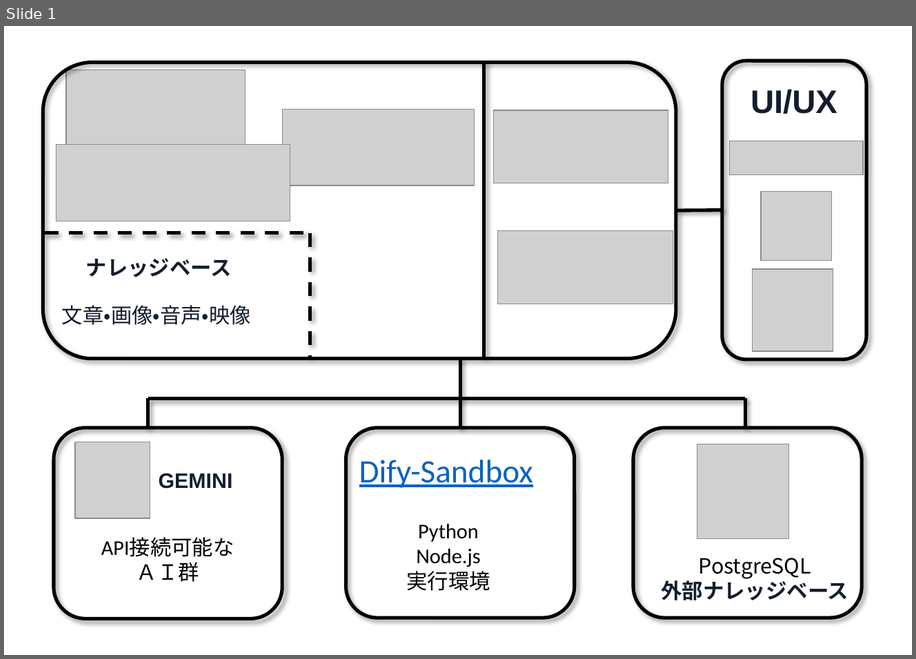
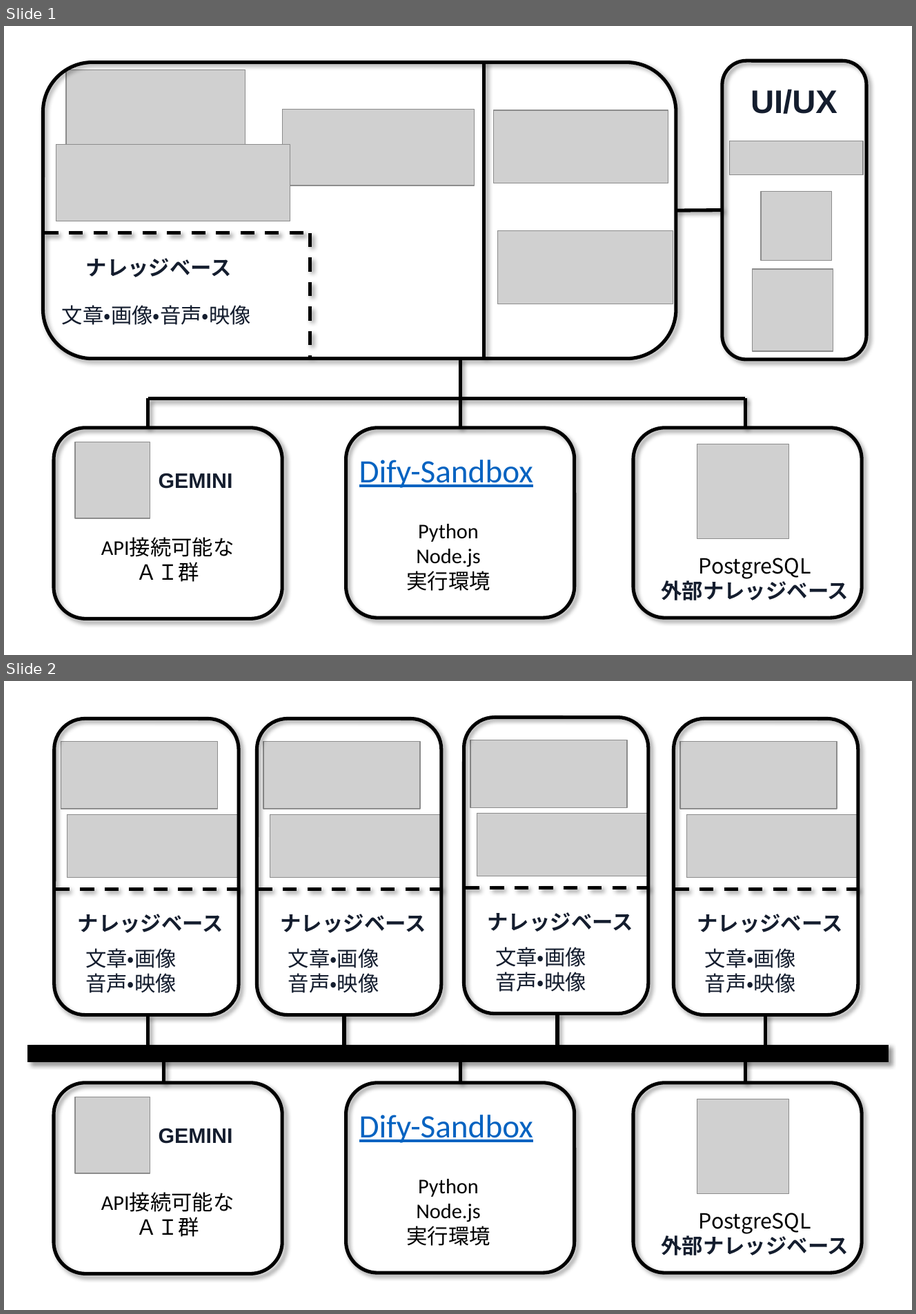
Before and after one commit to yamamoto-ryuzo/portal, a slide deck: Dify/Dify.pptx. Shown one above the other, each under a label of ours: slide 1 before the commit, slides 1 and 2 after it. The pictures are 916x659 and 916x1314 pixels, drawn with LibreOffice and Linux fonts; fonts in the diff are those of the drawing; grey boxes stand for pictures. Boxes give left, top, right and bottom in pixels: in the first picture for what was removed or moved away, otherwise in the second. Text is boxed around its words. In the diff, an @@ line names an element or a change of style, - is before the commit and + after.

```diff
--- a/Dify/Dify.pptx
+++ b/Dify/Dify.pptx
@@ slide 2 added at box(4, 681, 912, 1310), background #FFFFFF @@
@@ group added at box(54, 719, 239, 1015): 2 pictures, 2 texts, 1 rounded rectangle, 1 line @@
+ナレッジベース
+文章・画像
+音声・映像
@@ group added at box(257, 719, 441, 1015): 2 pictures, 2 texts, 1 rounded rectangle, 1 line @@
+ナレッジベース
+文章・画像
+音声・映像
@@ group added at box(464, 717, 648, 1013): 2 pictures, 2 texts, 1 rounded rectangle, 1 line @@
+ナレッジベース
+文章・画像
+音声・映像
@@ group added at box(674, 719, 858, 1015): 2 pictures, 2 texts, 1 rounded rectangle, 1 line @@
+ナレッジベース
+文章・画像
+音声・映像
@@ line added from (148, 1015) to (148, 1055), #000000 3 pt @@
@@ line added from (344, 1015) to (344, 1055), #000000 3 pt @@
@@ line added from (557, 1014) to (557, 1054), #000000 3 pt @@
@@ line added from (766, 1014) to (766, 1054), #000000 3 pt @@
@@ line added from (460, 1046) to (460, 1083), #000000 3 pt @@
@@ line added from (27, 1054) to (889, 1054), #000000 15 pt @@
@@ line added from (163, 1054) to (163, 1083), #000000 3 pt @@
@@ line added from (745, 1054) to (745, 1083), #000000 3 pt @@
@@ rounded rectangle added at box(54, 1083, 282, 1274), outline #000000 3 pt @@
@@ rounded rectangle added at box(346, 1083, 575, 1273), outline #000000 3 pt @@
@@ rounded rectangle added at box(634, 1083, 862, 1273), outline #000000 3 pt @@
@@ picture added at box(75, 1097, 150, 1173) @@
@@ text added at box(359, 1114, 533, 1143), 28 pt, text #0563C1, underline @@
+Dify-Sandbox
@@ picture added at box(697, 1099, 789, 1194) @@
@@ text added at box(159, 1127, 233, 1143), 18 pt, text #141D2E, bold @@
+GEMINI
@@ text added at box(101, 1192, 234, 1236), 18 pt, text #000000 @@
+API接続可能な
+ＡＩ群
@@ text added at box(406, 1178, 490, 1245), 18 pt, text #000000 @@
+Python
+Node.js
+実行環境
@@ text added at box(661, 1212, 849, 1255), 18 pt, text #000000 @@
+PostgreSQL
+外部ナレッジベース
```
